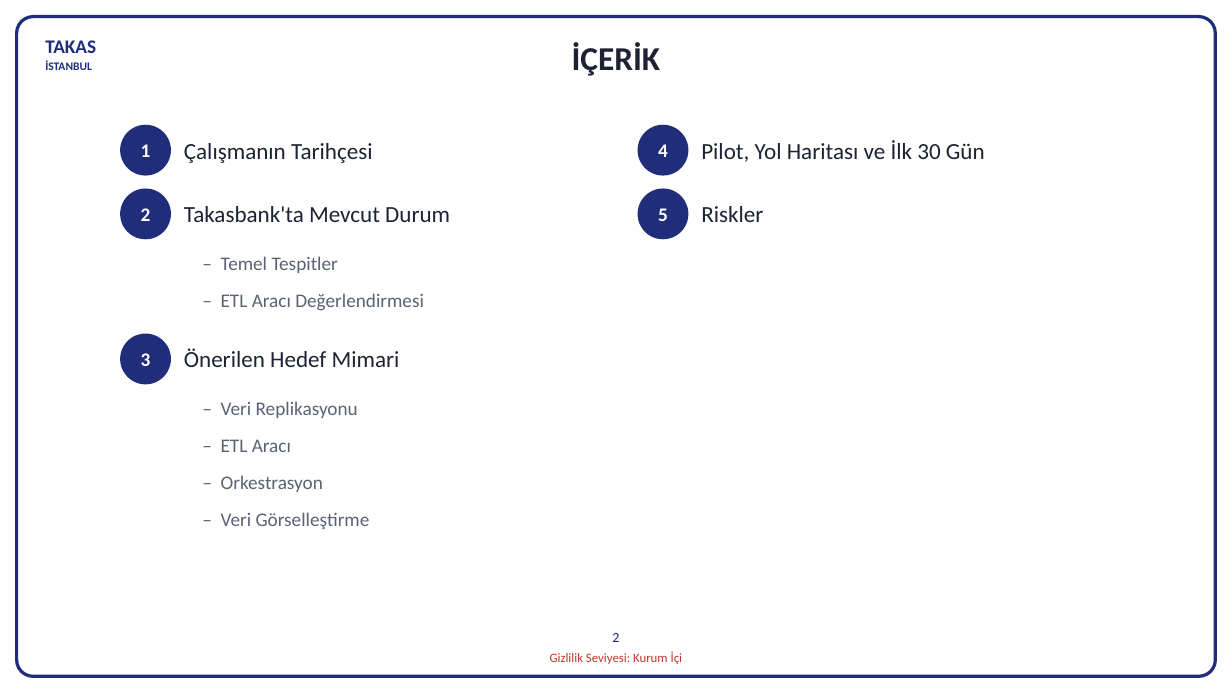
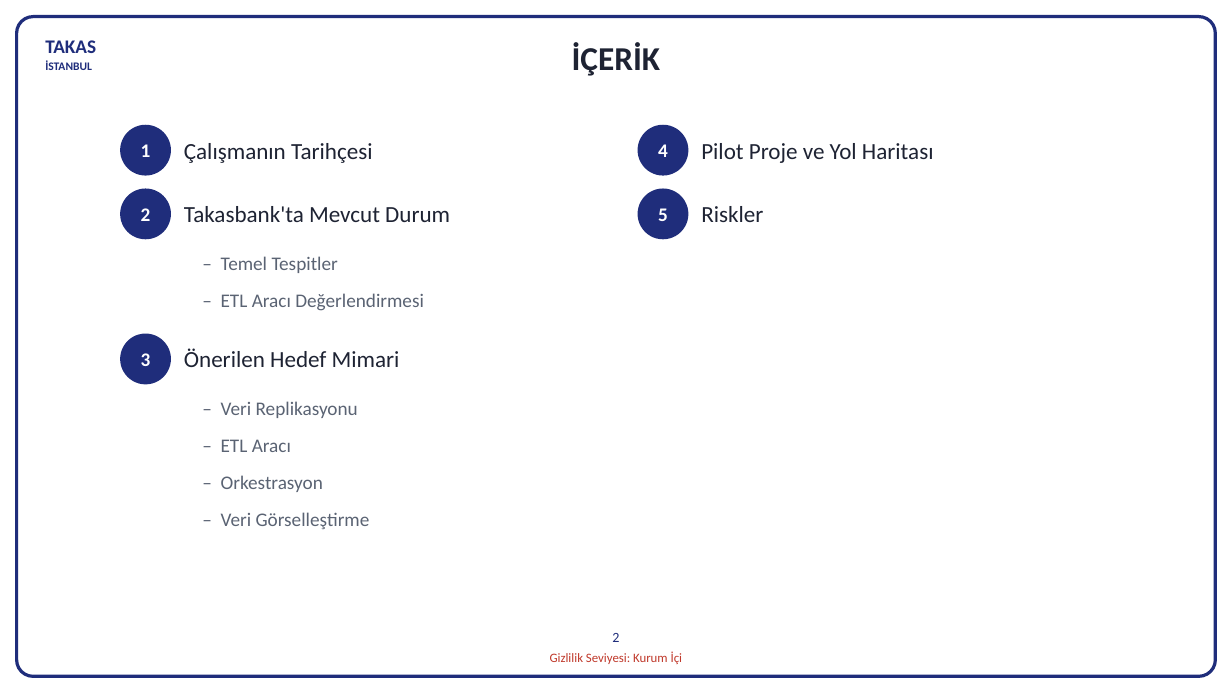
Before and after one commit to hanifidemirel0/Cursor-Projects, a slide deck: slide 2 of outputs/dwh-sunum-kasim-2026/5 - DWHSunum_Kasim2026.pptx. Drawn at 1232x693 pixels with LibreOffice and Linux fonts; fonts in the diff are those of the drawing. Boxes give left, top, right and bottom in pixels: in the first picture for what was removed or moved away, otherwise in the second. Text is boxed around its words. In the diff, an @@ line names an element or a change of style, - is before the commit and + after.

```diff
--- a/outputs/dwh-sunum-kasim-2026/5 - DWHSunum_Kasim2026.pptx
+++ b/outputs/dwh-sunum-kasim-2026/5 - DWHSunum_Kasim2026.pptx
@@ text at bbox=[701, 143, 934, 163]: text changed @@
-Pilot, Yol Haritası ve İlk 30 Gün
+Pilot Proje ve Yol Haritası
```
Also in this commit, not shown: 2 other files.
